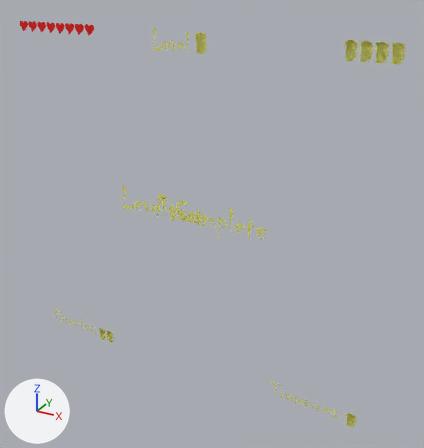
Before and after pictures for a commit that changed the Blender file Example Space Game/blends/playerHUD.blend.
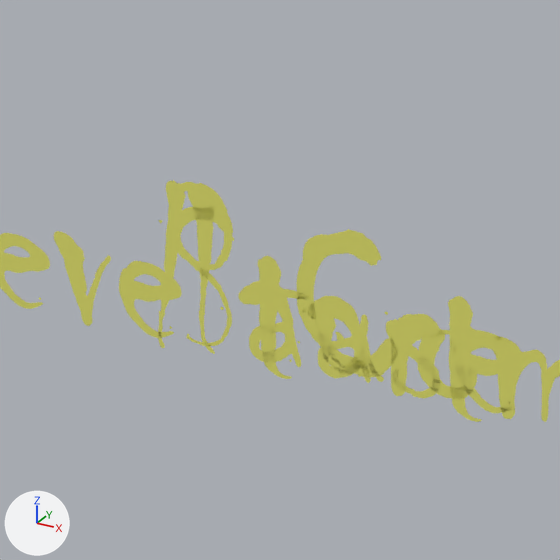
The first picture shows the older version from a 50 mm camera at (1.43, -2.3, 1.17) aimed at (0.14, 0.05, 0.0). The close-ups show both versions on the part from 32% to 50% of the width and 38% to 55% of the height of that picture; other places that the commit changed are outside them. The lights are fixed; the arrows at lower left show +X, +Y and +Z.

Script lines for the objects in view, before the commit:
```python
me_text_068 = bpy.data.meshes.new('Text.068')
me_text_068.from_pydata(...)  # 577 vertices, 559 faces; spans x 0.019..1.404, y -0.017..0.6, z 0.0
me_text_068.materials.append(mat_text)  # yellow #e7e66e
me_text_069 = bpy.data.meshes.new('Text.069')
me_text_069.from_pydata(...)  # 526 vertices, 508 faces; spans x 0.006..1.25, y -0.028..0.537, z 0.0
me_text_069.materials.append(mat_text)  # yellow #e7e66e
me_text_070 = bpy.data.meshes.new('Text.070')
me_text_070.from_pydata(...)  # 1369 vertices, 1325 faces; spans x 0.03..3.95, y -0.19..0.63, z 0.0
me_text_070.materials.append(mat_text)  # yellow #e7e66e
ob_levelcompletetext = bpy.data.objects.new('levelCompleteText', me_text_070)
ob_levelcompletetext.location = (-0.3773, 0.0, 0.0)
ob_levelcompletetext.rotation_euler = (1.571, 0.0, 0.0)  # degrees (90, 0, 0)
ob_levelcompletetext.scale = (0.21, 0.21, 0.21)
ob_pausetext = bpy.data.objects.new('pauseText', me_text_068)
ob_pausetext.location = (-0.1596, 0.0, 0.0)
ob_pausetext.rotation_euler = (1.571, 0.0, 0.0)  # degrees (90, 0, 0)
ob_pausetext.scale = (0.21, 0.21, 0.21)
ob_starttext = bpy.data.objects.new('startText', me_text_069)
ob_starttext.location = (-0.1432, 0.0, 0.0)
ob_starttext.rotation_euler = (1.571, 0.0, 0.0)  # degrees (90, 0, 0)
ob_starttext.scale = (0.21, 0.21, 0.21)
```
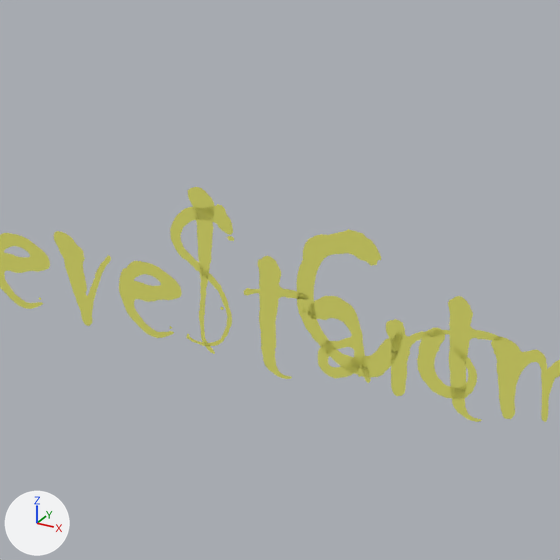
Changed parts and their boxes (x1, y1, x2, y2) in the close-ups (560 x 560 px):
'pauseText', deleted (yellow)
    before: (158, 180, 522, 413)

Patch to the scene script:
```diff
--- a/Example Space Game/blends/playerHUD.blend.py
+++ b/Example Space Game/blends/playerHUD.blend.py
@@ ob_pausetext @@
-ob_pausetext = bpy.data.objects.new('pauseText', me_text_068)
-ob_pausetext.location = (-0.1596, 0.0, 0.0)
-ob_pausetext.rotation_euler = (1.571, 0.0, 0.0)  # degrees (90, 0, 0)
-ob_pausetext.scale = (0.21, 0.21, 0.21)
```
